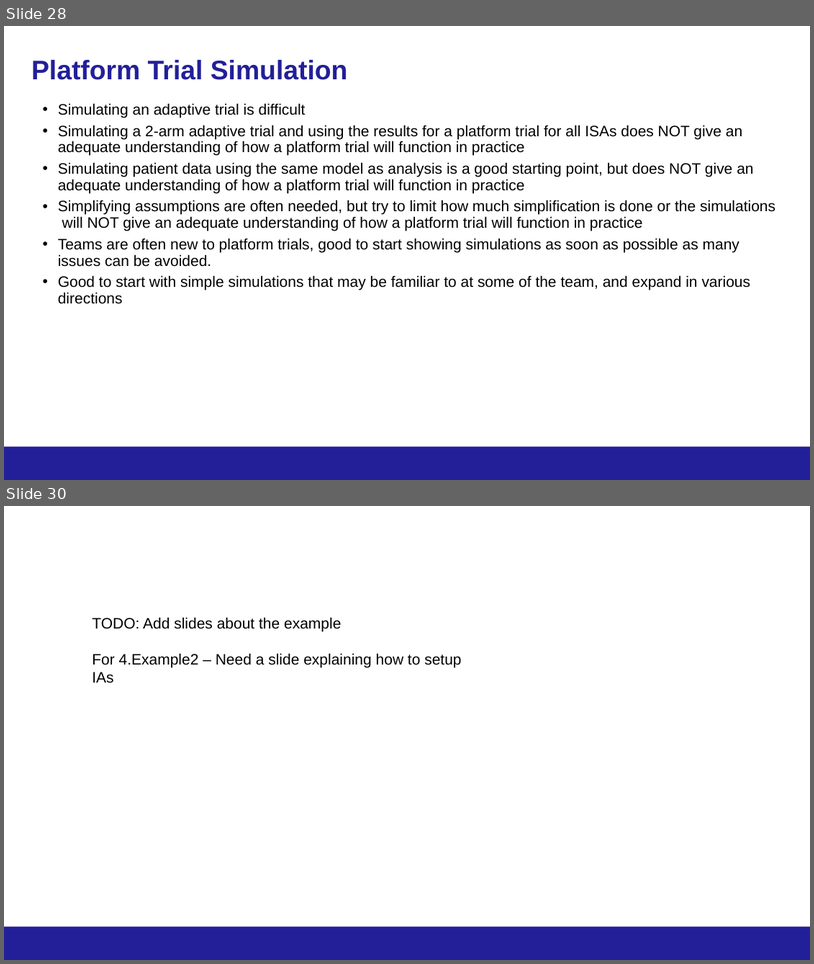
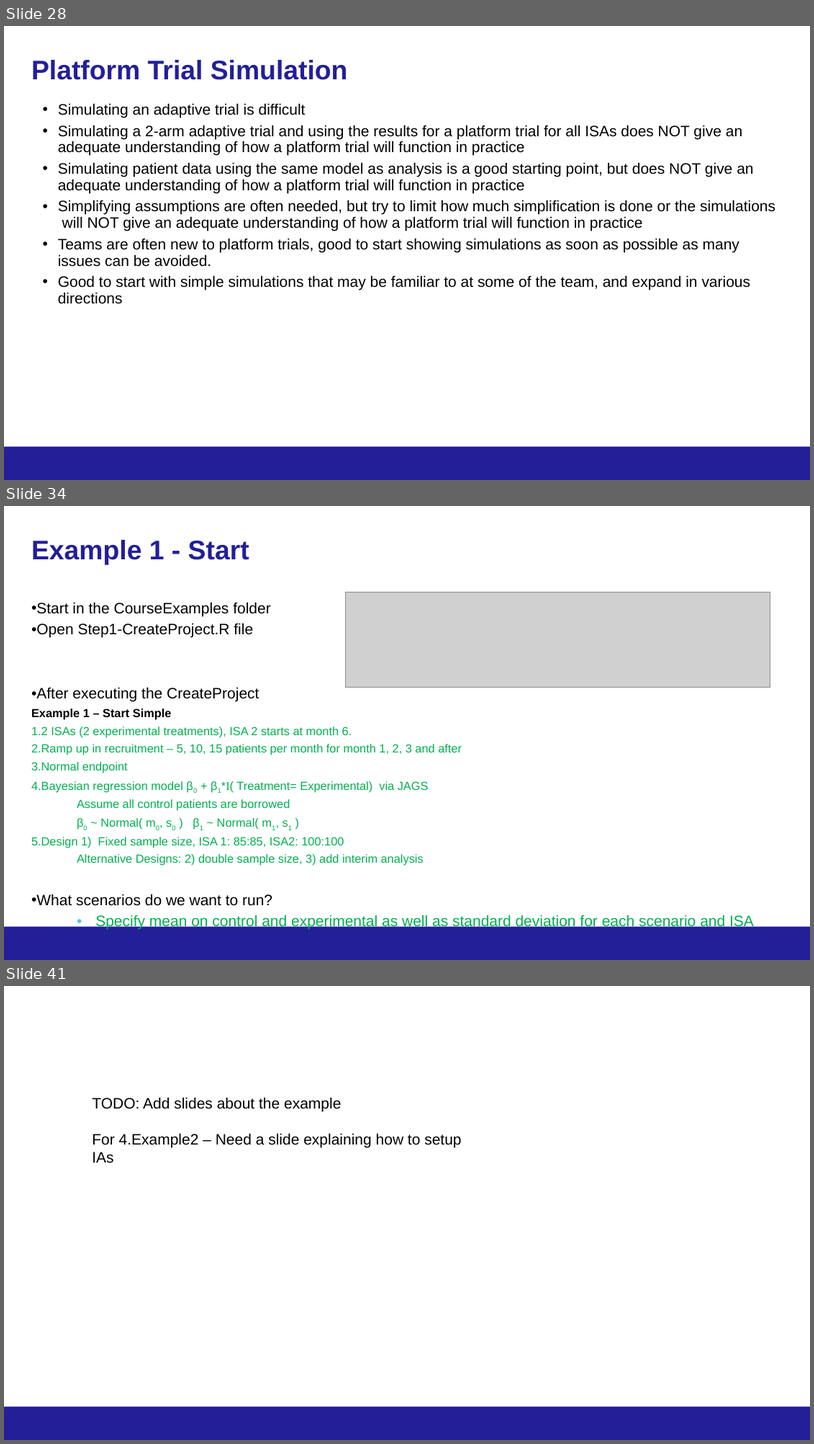
Before and after one commit to kwathen/BayesPharma2024-OCTOPUS, a slide deck: CourseMaterial/Wathen-Bayes2024ForDistribution.pptx. Shown one above the other, each under a label of ours: slides 28 and 30 before the commit, slides 28, 34 and 41 after it; the slides between them are not shown. The pictures are 814x964 and 814x1444 pixels, drawn with LibreOffice and Linux fonts; fonts in the diff are those of the drawing; grey boxes stand for pictures; background and template pictures are left out. Boxes give left, top, right and bottom in pixels: in the first picture for what was removed or moved away, otherwise in the second. Text is boxed around its words. In the diff, an @@ line names an element or a change of style, - is before the commit and + after.

Commit message:
Updates to examples

```diff
--- a/CourseMaterial/Wathen-Bayes2024ForDistribution.pptx
+++ b/CourseMaterial/Wathen-Bayes2024ForDistribution.pptx
@@ slide 34 added at [4, 506, 810, 960], background #FFFFFF; not listed: 1 template element that a slide beside it also shows @@
@@ title added at [31, 540, 250, 565], 32 pt, text #231F99, bold @@
+Example 1 - Start
@@ picture added at [346, 592, 771, 687] @@
@@ text added at [31, 602, 754, 929], 14 pt, text #00B050 @@
+• Start in the CourseExamples folder
+• Open Step1-CreateProject.R file
+• After executing the CreateProject
+Example 1 – Start Simple
+1. 2 ISAs (2 experimental treatments), ISA 2 starts at month 6.
+2. Ramp up in recruitment – 5, 10, 15 patients per month for month 1, 2, 3 and after
+3. Normal endpoint
+4. Bayesian regression model β0 + β1*I( Treatment= Experimental) via JAGS
+  Assume all control patients are borrowed
+  β0 ~ Normal( m0, s0 ) β1 ~ Normal( m1, s1 )
+5. Design 1) Fixed sample size, ISA 1: 85:85, ISA2: 100:100
+  Alternative Designs: 2) double sample size, 3) add interim analysis
+• What scenarios do we want to run?
+  • Specify mean on control and experimental as well as standard deviation for each scenario and ISA
@@ page number added at [618, 932, 800, 955], 12 pt, text #231F99 @@
+34
@@ what was slide 30 is now slide 41 @@
```
Also in this commit, not shown: 1 slide changed, 10 other slides added, 52 other files.
